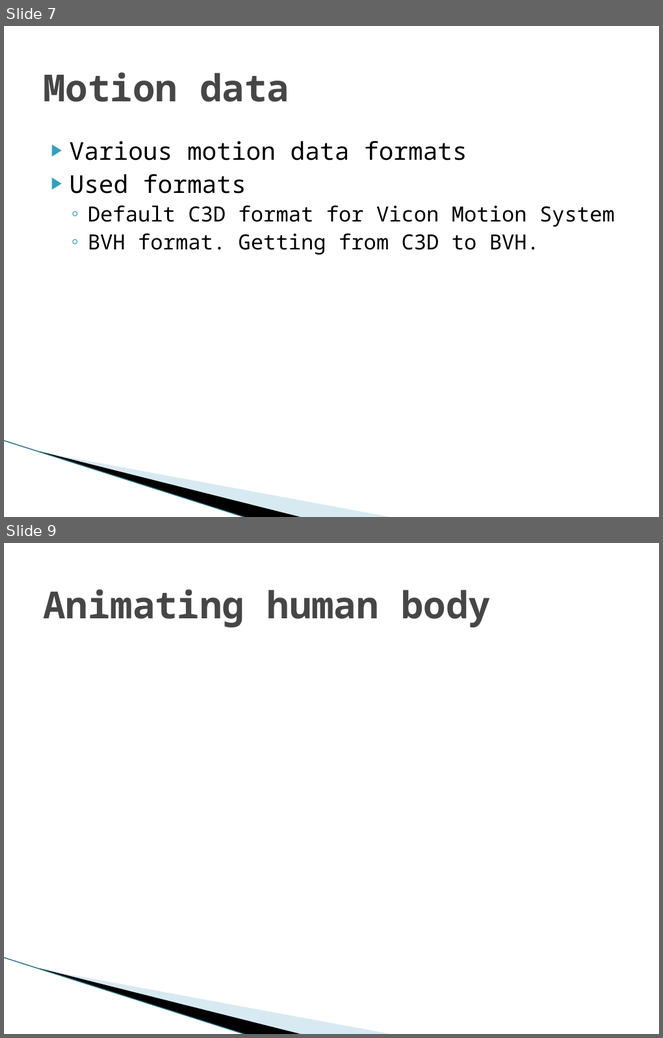
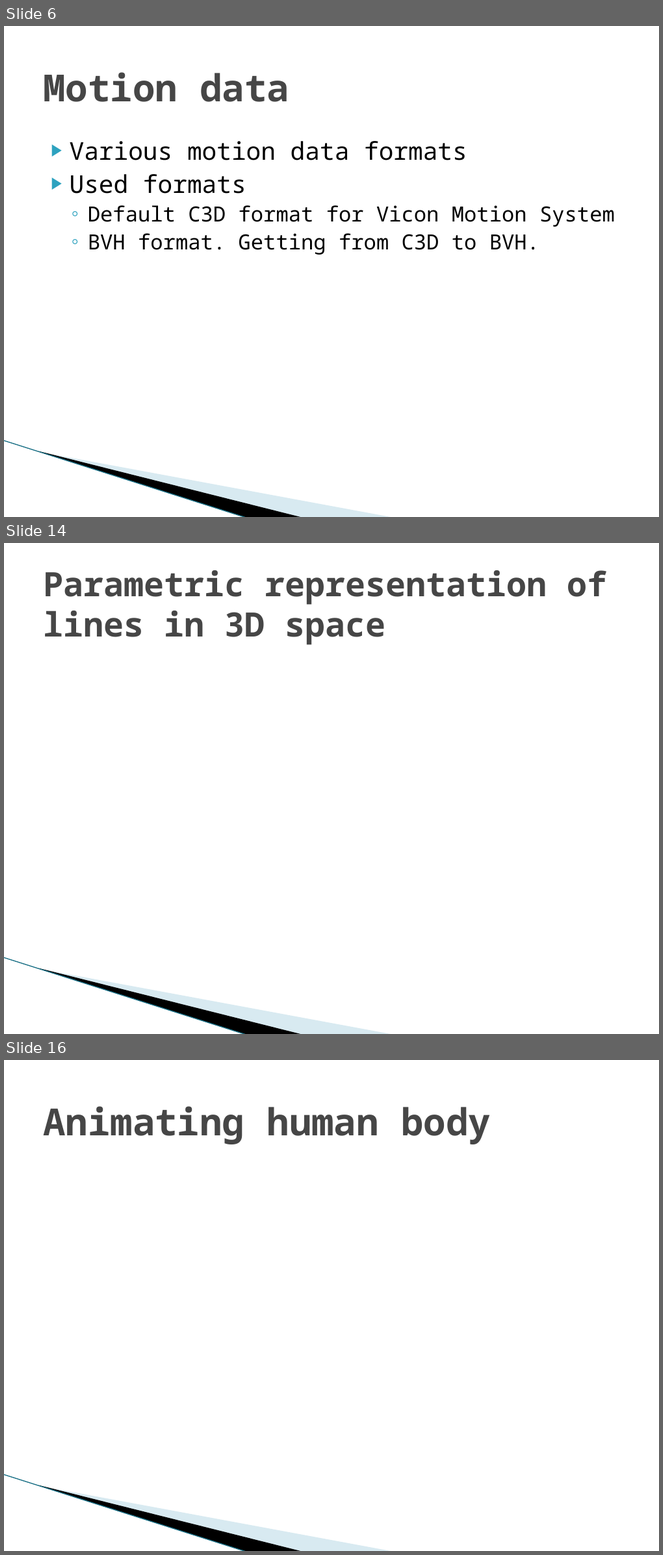
Before and after one commit to hobama/cvg01, a slide deck: docs/Presentation/Presentation.pptx. Shown one above the other, each under a label of ours: slides 7 and 9 before the commit, slides 6, 14 and 16 after it; the slides between them are not shown. The pictures are 663x1038 and 663x1555 pixels, drawn with LibreOffice and Linux fonts; fonts in the diff are those of the drawing; background and template pictures are left out. Boxes give left, top, right and bottom in pixels: in the first picture for what was removed or moved away, otherwise in the second. Text is boxed around its words. In the diff, an @@ line names an element or a change of style, - is before the commit and + after.

```diff
--- a/docs/Presentation/Presentation.pptx
+++ b/docs/Presentation/Presentation.pptx
@@ slide 14 added at (x1=4, y1=543, x2=659, y2=1034), background #FFFFFF; not listed: 3 template elements that a slide beside it also shows @@
@@ title added at (x1=43, y1=570, x2=607, y2=645), 36.9 pt, text #464646, bold @@
+Parametric representation of lines in 3D space
@@ what was slide 7 is now slide 6 @@
@@ what was slide 9 is now slide 16 @@
```
Also in this commit, not shown: 4 slides changed, 10 other slides added.
